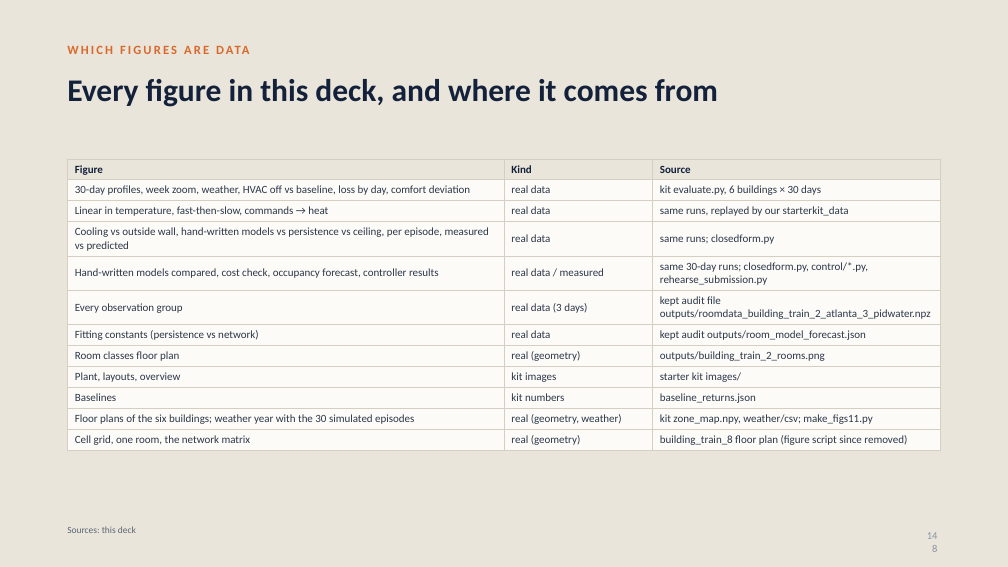
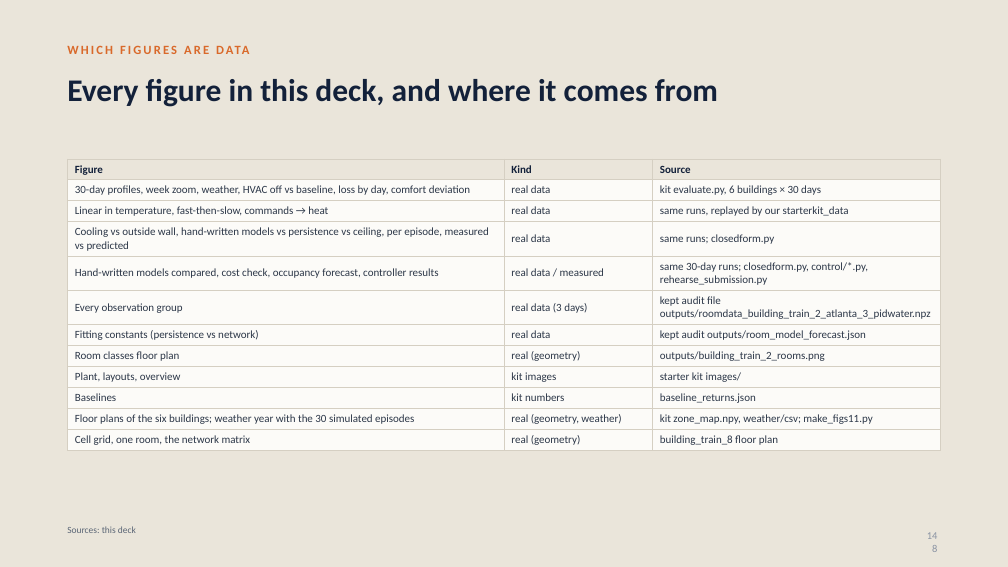
Before and after one commit to srivathsanb14/working-code, a slide deck: slide 148 of docs/One_Controller_for_Every_Building_meeting.pptx. Drawn at 1008x567 pixels with LibreOffice and Linux fonts; fonts in the diff are those of the drawing. Boxes give left, top, right and bottom in pixels: in the first picture for what was removed or moved away, otherwise in the second. Text is boxed around its words. In the diff, an @@ line names an element or a change of style, - is before the commit and + after.

```diff
--- a/docs/One_Controller_for_Every_Building_meeting.pptx
+++ b/docs/One_Controller_for_Every_Building_meeting.pptx
@@ table at [67, 159, 941, 449] @@
-row 12, column 3: building_train_8 floor plan (figure script since removed)
+row 12, column 3: building_train_8 floor plan
```
Also in this commit, not shown: 4 other slides changed, 47 other files.
